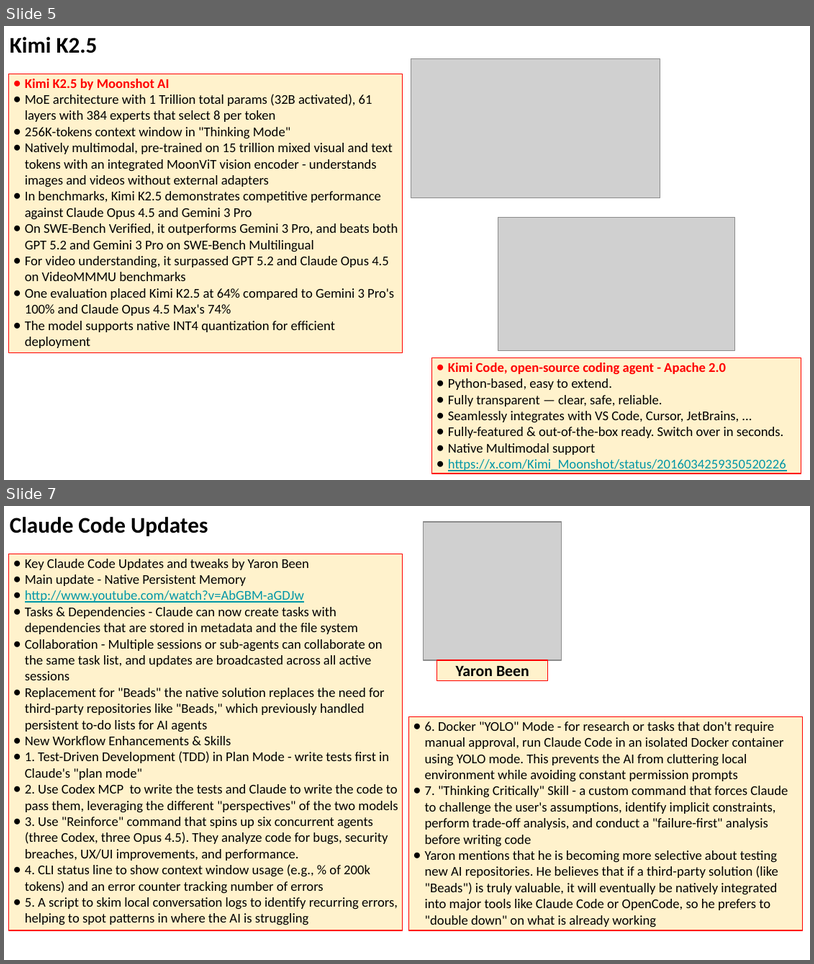
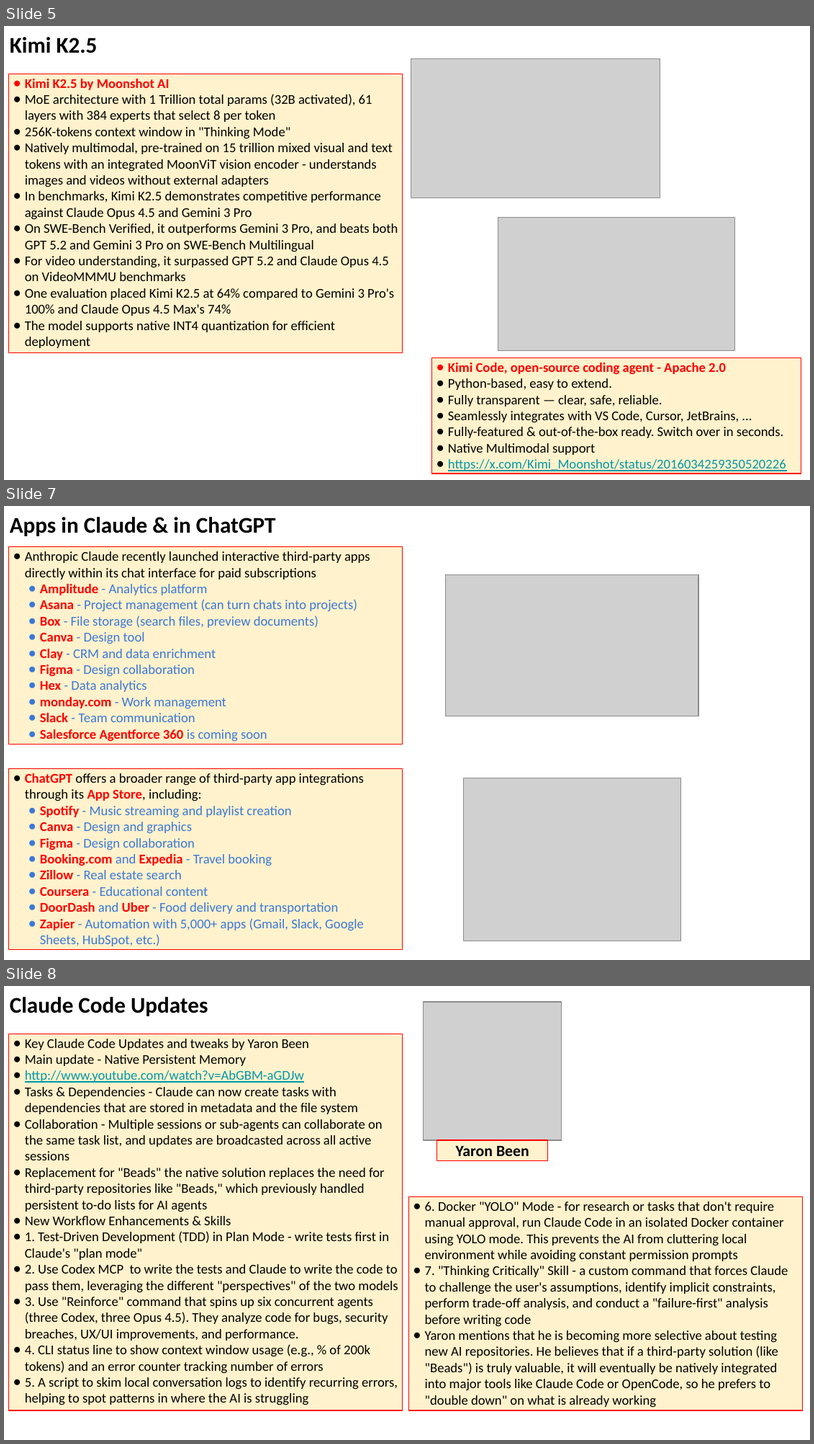
Before and after one commit to lselector/seminar, a slide deck: 2026/2026-01-30-AI-Updates.pptx. Shown one above the other, each under a label of ours: slides 5 and 7 before the commit, slides 5, 7 and 8 after it; the slides between them are not shown. The pictures are 814x964 and 814x1444 pixels, drawn with LibreOffice and Linux fonts; fonts in the diff are those of the drawing; grey boxes stand for pictures. Boxes give left, top, right and bottom in pixels: in the first picture for what was removed or moved away, otherwise in the second. Text is boxed around its words. In the diff, an @@ line names an element or a change of style, - is before the commit and + after.

```diff
--- a/2026/2026-01-30-AI-Updates.pptx
+++ b/2026/2026-01-30-AI-Updates.pptx
@@ slide 7 added at <box>4,506,810,960</box>, background #FFFFFF @@
@@ text added at <box>10,517,276,536</box>, 20 pt, text #000000, bold @@
+Apps in Claude & in ChatGPT
@@ rectangle added at <box>9,547,402,744</box>, fill #FFF2CC, outline #FF0000 0.75 pt, 12 pt, text #3C78D8 @@
+● Anthropic Claude recently launched interactive third-party apps directly within its chat interface for paid subscriptions
+● Amplitude - Analytics platform
+● Asana - Project management (can turn chats into projects)
+● Box - File storage (search files, preview documents)
+● Canva - Design tool
+● Clay - CRM and data enrichment
+● Figma - Design collaboration
+● Hex - Data analytics
+● monday.com - Work management
+● Slack - Team communication
+● Salesforce Agentforce 360 is coming soon
@@ picture added at <box>446,575,699,716</box> @@
@@ rectangle added at <box>9,769,402,950</box>, fill #FFF2CC, outline #FF0000 0.75 pt, 12 pt, text #3C78D8 @@
+● ChatGPT offers a broader range of third-party app integrations through its App Store, including:
+● Spotify - Music streaming and playlist creation
+● Canva - Design and graphics
+● Figma - Design collaboration
+● Booking.com and Expedia - Travel booking
+● Zillow - Real estate search
+● Coursera - Educational content
+● DoorDash and Uber - Food delivery and transportation
+● Zapier - Automation with 5,000+ apps (Gmail, Slack, Google Sheets, HubSpot, etc.)
@@ picture added at <box>463,777,682,941</box> @@
@@ what was slide 7 is now slide 8 @@
```
Also in this commit, not shown: 5 slides changed, 1 other slide added, 1 slide removed.
